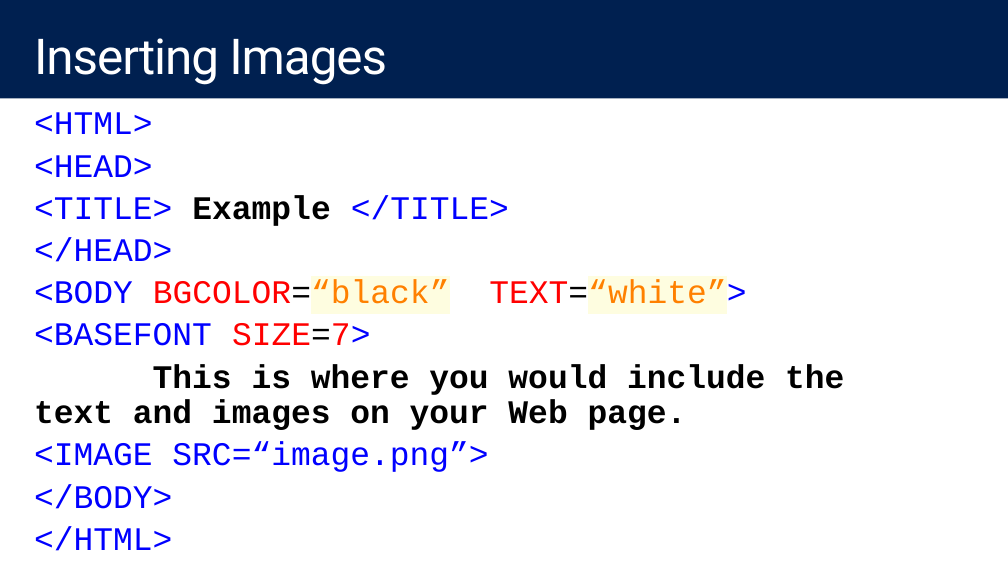
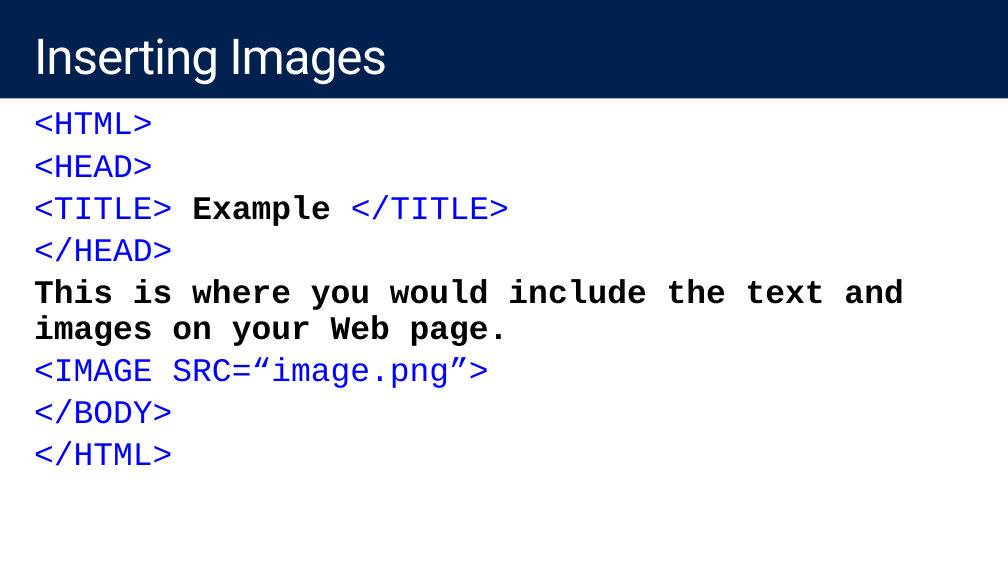
Before and after one commit to ChesterChin92/PHP_MySQL_Community, a slide deck: slide 37 of Chapter 1/L01 - Intro to PHP.pptx. Drawn at 1008x567 pixels with LibreOffice and Linux fonts; fonts in the diff are those of the drawing; background and template pictures are left out. Boxes give left, top, right and bottom in pixels: in the first picture for what was removed or moved away, otherwise in the second. Text is boxed around its words. In the diff, an @@ line names an element or a change of style, - is before the commit and + after.

```diff
--- a/Chapter 1/L01 - Intro to PHP.pptx
+++ b/Chapter 1/L01 - Intro to PHP.pptx
@@ text at [34, 279, 746, 346]: paragraphs removed @@
-<BODY BGCOLOR=“black” TEXT=“white”>
-<BASEFONT SIZE=7>
```
Also in this commit, not shown: 1 other file.
